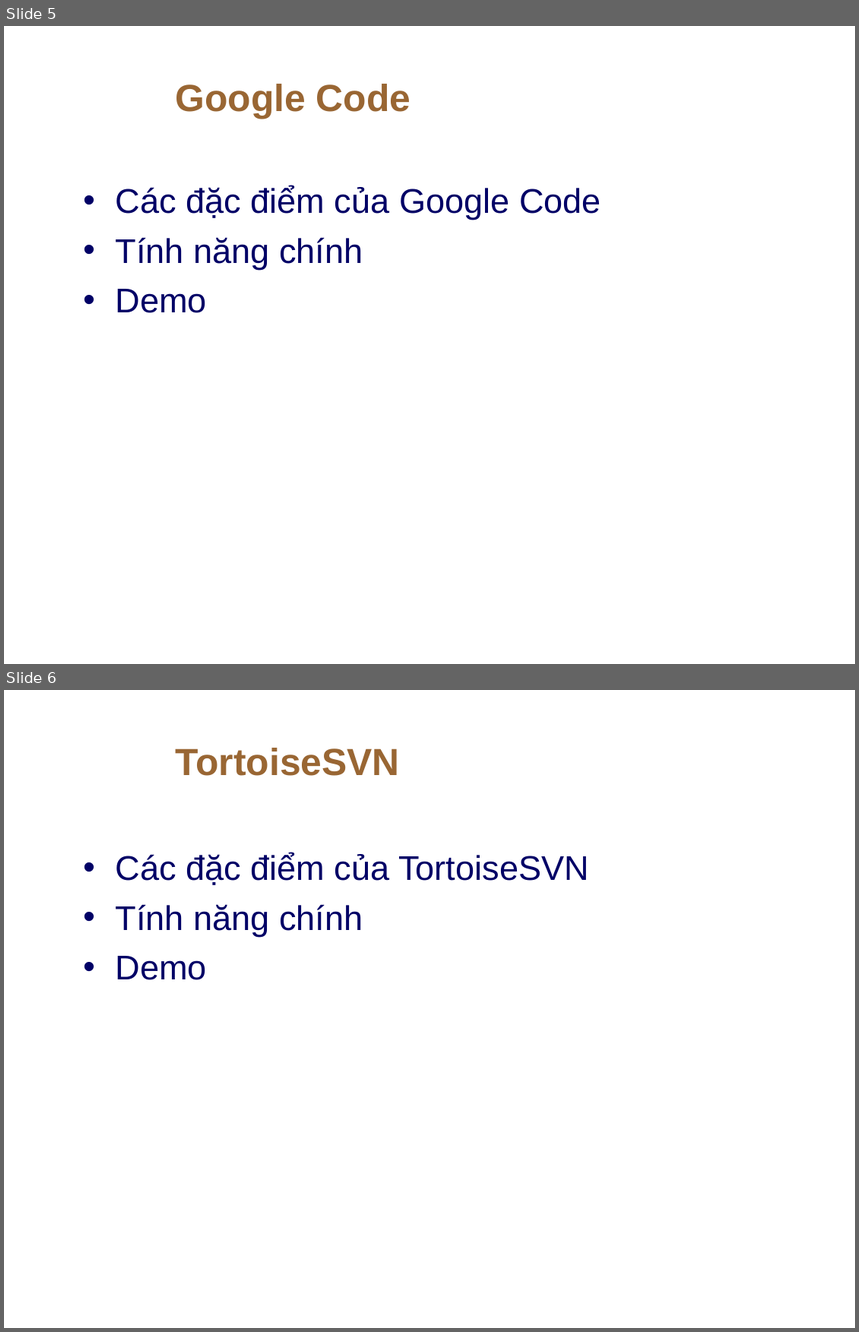
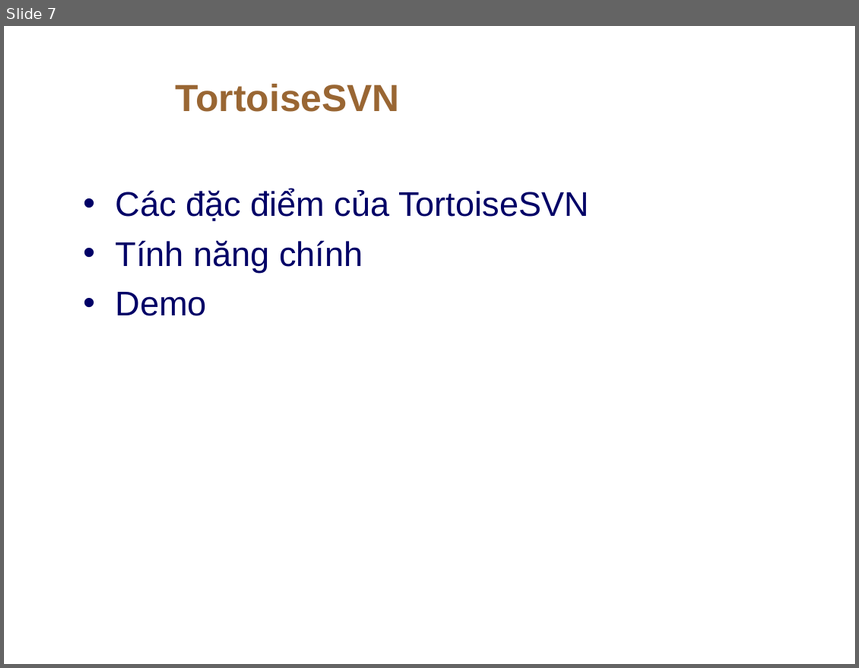
Before and after one commit to thanhphi0127/manager-configuration, a slide deck: doc/baitapso1/NHOM5_BAOCAO_BT1.ppt. Shown one above the other, each under a label of ours: slides 5 and 6 before the commit, slide 7 after it. The pictures are 859x1332 and 859x668 pixels, drawn with LibreOffice and Linux fonts; fonts in the diff are those of the drawing; background and template pictures are left out. Boxes give left, top, right and bottom in pixels: in the first picture for what was removed or moved away, otherwise in the second. Text is boxed around its words. In the diff, an @@ line names an element or a change of style, - is before the commit and + after.

```diff
--- a/doc/baitapso1/NHOM5_BAOCAO_BT1.ppt
+++ b/doc/baitapso1/NHOM5_BAOCAO_BT1.ppt
@@ slide 5 removed at [4,26,855,664], background picture (left out) @@
@@ title removed at [176,84,411,119] @@
-Google Code
@@ text removed at [116,186,601,313] @@
-• Các đặc điểm của Google Code
-• Tính năng chính
-• Demo
@@ what was slide 6 is now slide 7 @@
```
Also in this commit, not shown: 4 slides changed, 2 slides added, 1 other file.
